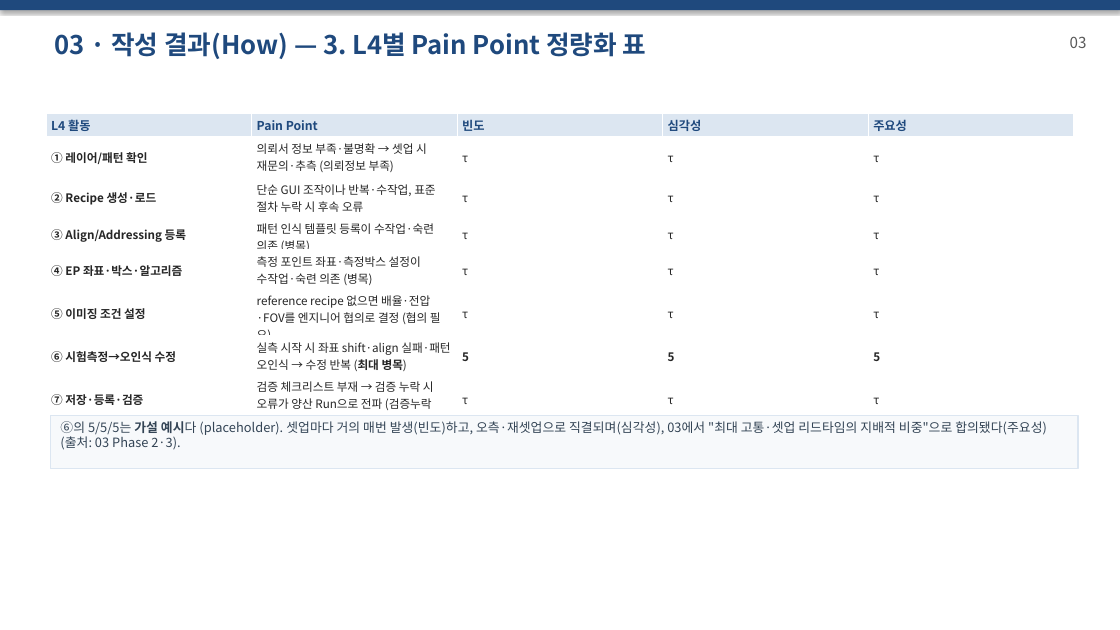
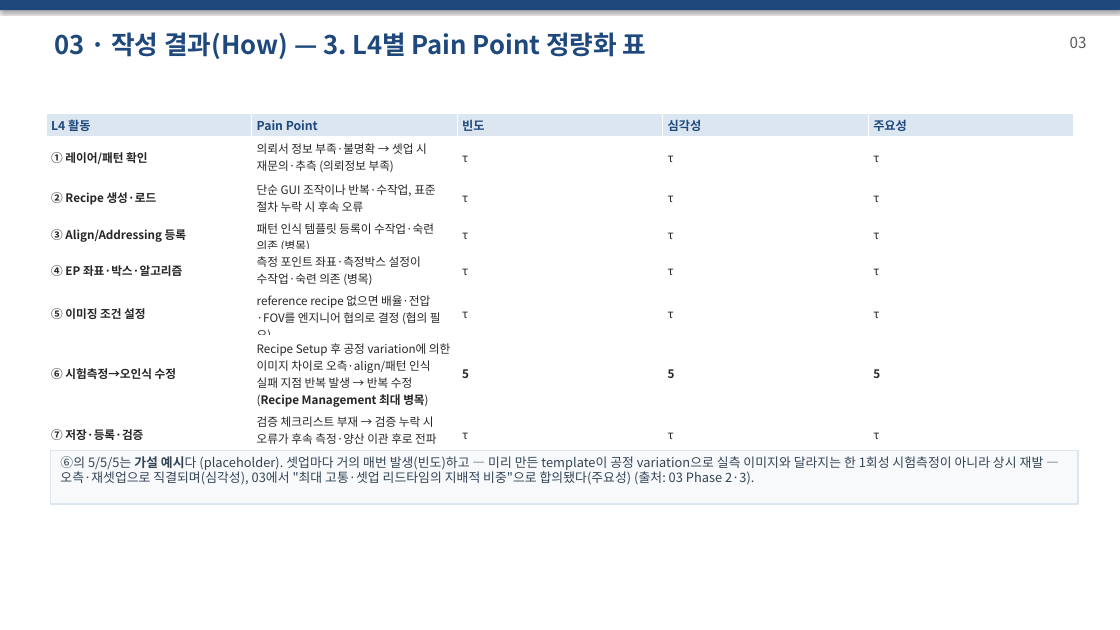
Before and after one commit to DarrenKoi/pm_notes, a slide deck: slide 21 of my-task/AIX_POC/프로젝트_smart_align_agent/07-적용_CDSEM_실행기획_세트.pptx (slide 20 before the commit). Drawn at 1120x630 pixels with LibreOffice and Linux fonts; fonts in the diff are those of the drawing. Boxes give left, top, right and bottom in pixels: in the first picture for what was removed or moved away, otherwise in the second. Text is boxed around its words. In the diff, an @@ line names an element or a change of style, - is before the commit and + after.

```diff
--- a/my-task/AIX_POC/프로젝트_smart_align_agent/07-적용_CDSEM_실행기획_세트.pptx
+++ b/my-task/AIX_POC/프로젝트_smart_align_agent/07-적용_CDSEM_실행기획_세트.pptx
@@ table at [46,113,1075,468] @@
-row 7, column 2: 실측 시작 시 좌표 shift·align 실패·패턴 오인식 → 수정 반복 (최대 병목)
+row 7, column 2: Recipe Setup 후 공정 variation에 의한 이미지 차이로 오측·align/패턴 인식 실패 지점 반복 발생 → 반복 수정 (Recipe Management 최대 병목)
-row 8, column 2: 검증 체크리스트 부재 → 검증 누락 시 오류가 양산 Run으로 전파 (검증누락 전파)
+row 8, column 2: 검증 체크리스트 부재 → 검증 누락 시 오류가 후속 측정·양산 이관 후로 전파 (검증누락 전파)
@@ rectangle "⑥의 5/5/5는 가설 예시다 (placeholder). ...": place and size @@
-rectangle "⑥의 5/5/5는 가설 예시다 (placeholder). ..." at [50,415,1078,469]
+rectangle "⑥의 5/5/5는 가설 예시다 (placeholder). ..." at [50,450,1078,504]
@@ text in rectangle at [60,456,1044,485]: text changed @@
-⑥의 5/5/5는 가설 예시다 (placeholder). 셋업마다 거의 매번 발생(빈도)하고, 오측·재셋업으로 직결되며(심각성), 03에서 "최대 고통·셋업 리드타임의 지배적 비중"으로 합의됐다(주요성) (출처: 03 Phase 2·3).
+⑥의 5/5/5는 가설 예시다 (placeholder). 셋업마다 거의 매번 발생(빈도)하고 — 미리 만든 template이 공정 variation으로 실측 이미지와 달라지는 한 1회성 시험측정이 아니라 상시 재발 — 오측·재셋업으로 직결되며(심각성), 03에서 "최대 고통·셋업 리드타임의 지배적 비중"으로 합의됐다(주요성) (출처: 03 Phase 2·3).
```
Also in this commit, not shown: 35 other slides changed, 4 slides added, 1 slide removed, 14 other files.
